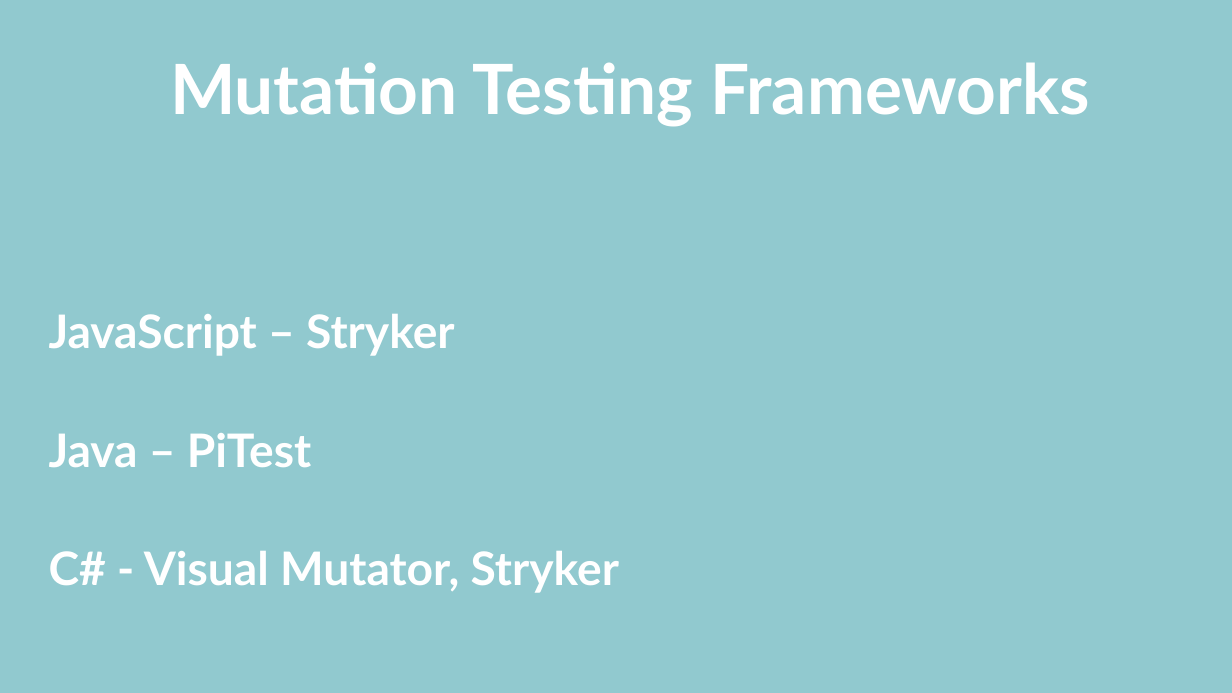
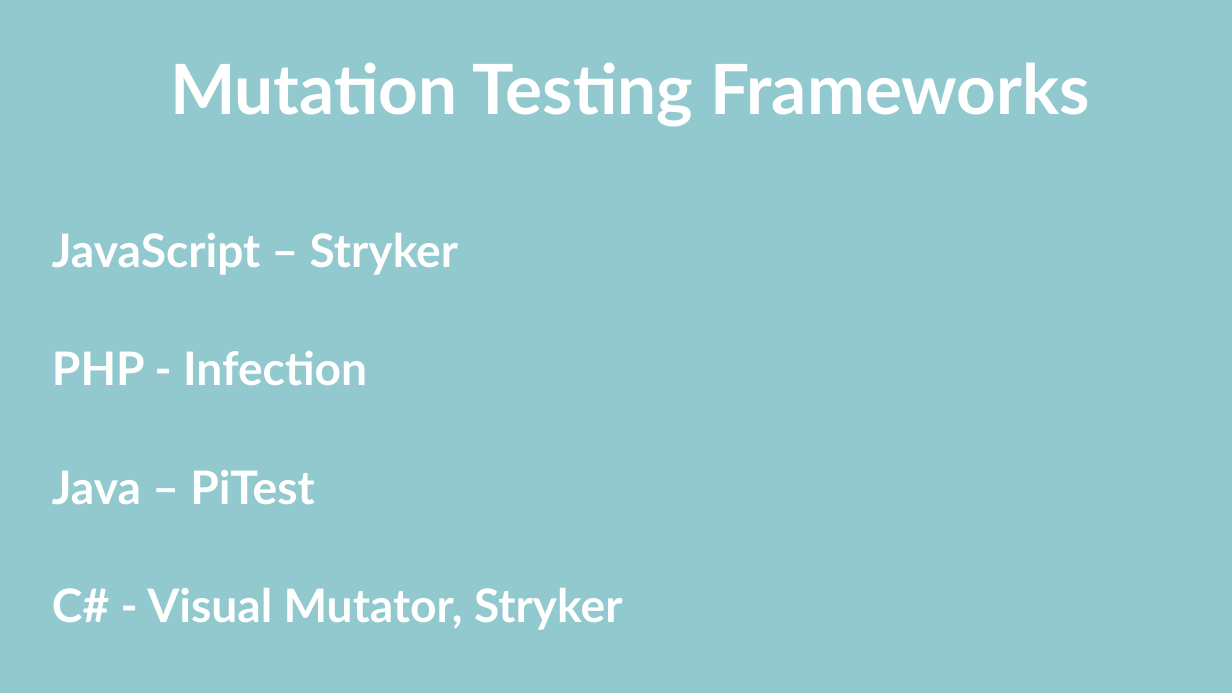
Before and after one commit to MatthewYKnowles/samcart-lunchlearn-mutation-testing, a slide deck: slide 19 of Who Watches the Watchmen.pptx. Drawn at 1232x693 pixels with LibreOffice and Linux fonts; fonts in the diff are those of the drawing. Boxes give left, top, right and bottom in pixels: in the first picture for what was removed or moved away, otherwise in the second. Text is boxed around its words. In the diff, an @@ line names an element or a change of style, - is before the commit and + after.

```diff
--- a/Who Watches the Watchmen.pptx
+++ b/Who Watches the Watchmen.pptx
@@ text "JavaScript – Stryker": place and size @@
-text "JavaScript – Stryker" at bbox=[49, 314, 619, 593]
+text "JavaScript – Stryker" at bbox=[52, 233, 622, 630]
@@ text at bbox=[52, 351, 367, 385]: paragraph added @@
+PHP - Infection
```
Also in this commit, not shown: 3 other slides changed, 4 other files.
